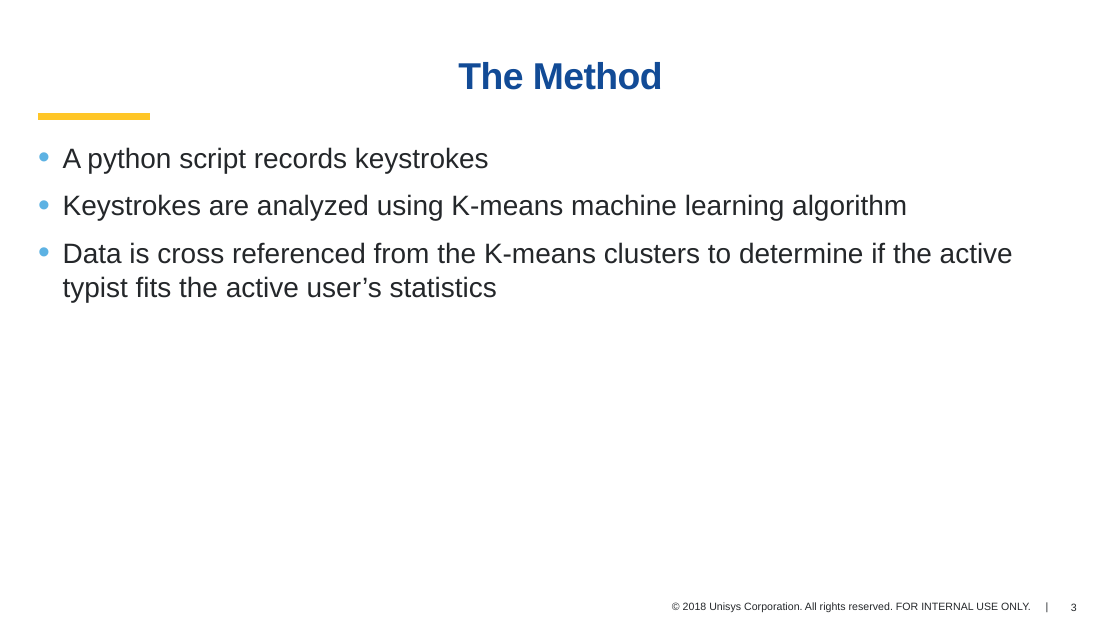
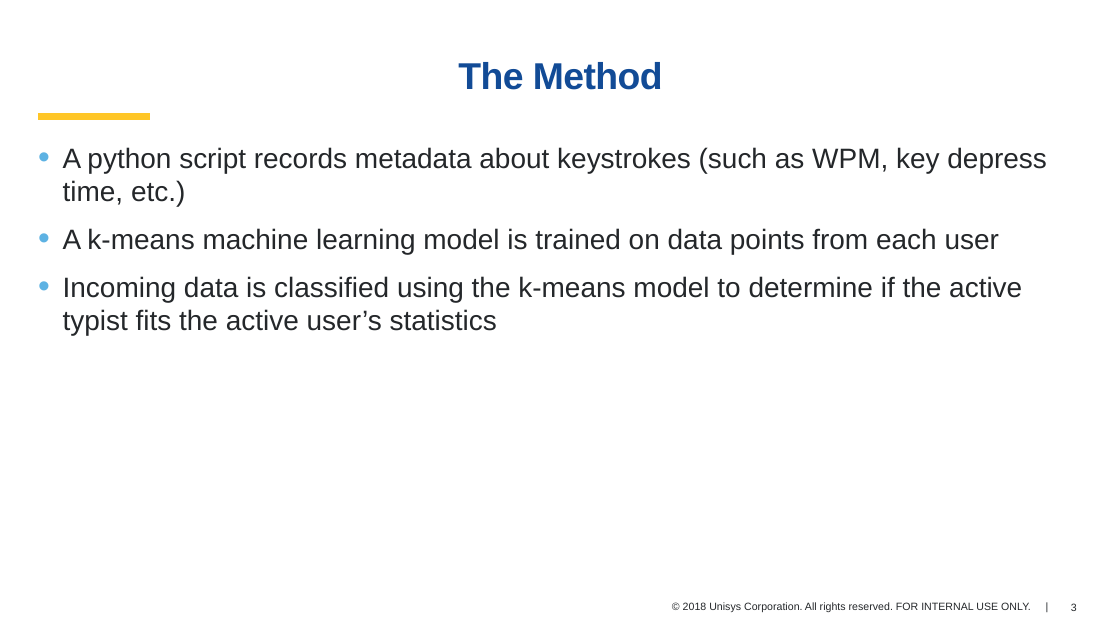
Before and after one commit to qverbeke/Innovation18, a slide deck: slide 3 of TypingMachineLearning_Hackfest2018.pptx. Drawn at 1120x630 pixels with LibreOffice and Linux fonts; fonts in the diff are those of the drawing; background and template pictures are left out. Boxes give left, top, right and bottom in pixels: in the first picture for what was removed or moved away, otherwise in the second. Text is boxed around its words. In the diff, an @@ line names an element or a change of style, - is before the commit and + after.

```diff
--- a/TypingMachineLearning_Hackfest2018.pptx
+++ b/TypingMachineLearning_Hackfest2018.pptx
@@ text at box(63, 147, 1047, 335): text changed @@
-• A python script records keystrokes
-• Keystrokes are analyzed using K-means machine learning algorithm
-• Data is cross referenced from the K-means clusters to determine if the active typist fits the active user’s statistics
+• A python script records metadata about keystrokes (such as WPM, key depress time, etc.)
+• A k-means machine learning model is trained on data points from each user
+• Incoming data is classified using the k-means model to determine if the active typist fits the active user’s statistics
```
Also in this commit, not shown: 2 other slides changed, 2 slides added, 9 other files.
